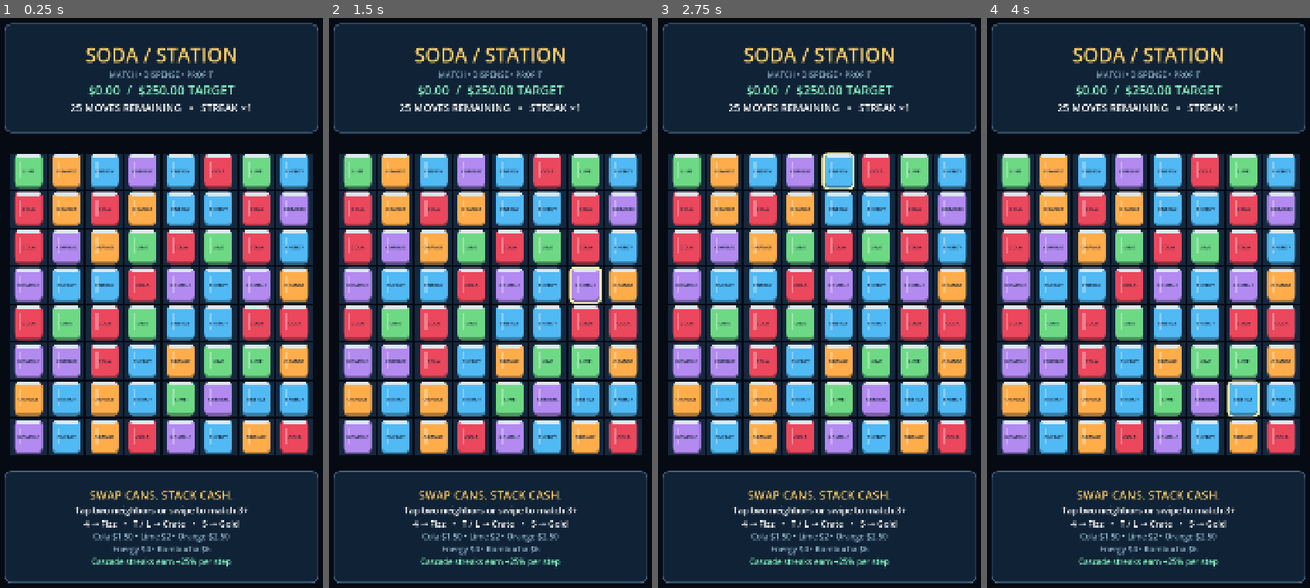
Above: before the commit, frames 1-4 (left to right).
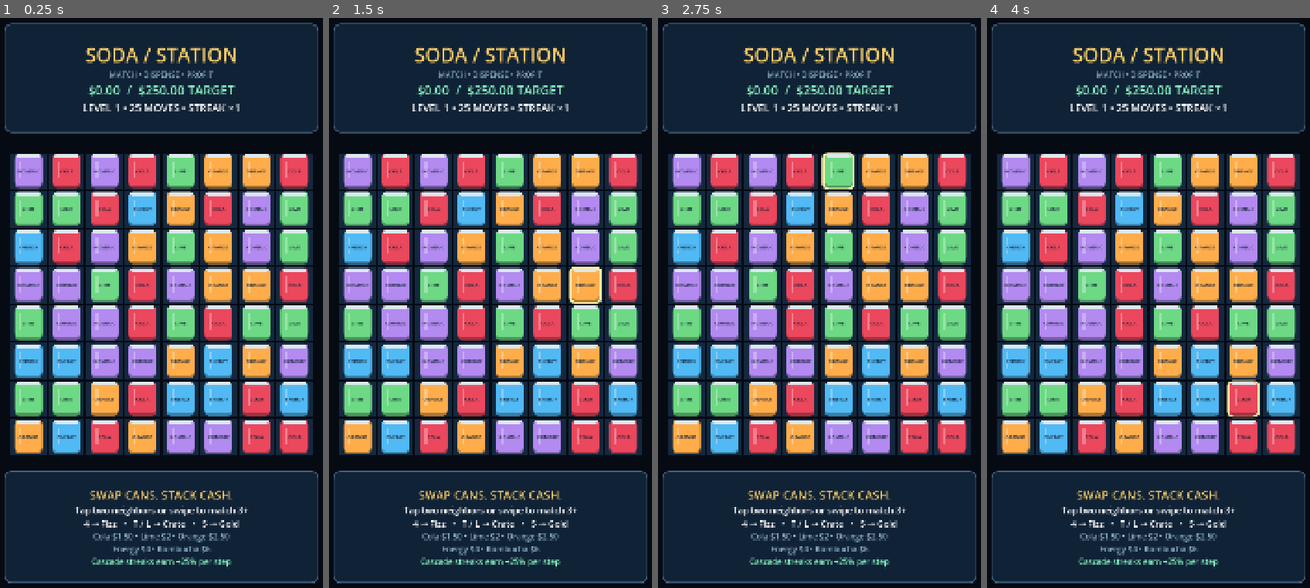
Above: after the commit, the same moments.

Repository: supermegapixel/soda-machine-match3
Game: Godot game, scene res://scenes/Main.tscn
Two runs of this game, one before a commit and one after it. Both use one fixed random seed, a clock stepped at 60 frames per second and the inputs below.
Inputs (mouse positions are in pixels of both pictures, inside the frame that each line leads up to):
- Up to frame 1 (0.25 s): no input
- Up to frame 2 (1.5 s): tap Enter at 0.5 s; move the mouse to (568, 280) at 0.52 s; click (568, 280) at 0.67 s; tap Space at 1.25 s; move the mouse to (419, 342) at 1.27 s; click (419, 342) at 1.42 s
- Up to frame 3 (2.75 s): tap Enter at 2 s; move the mouse to (855, 177) at 2.02 s; click (855, 177) at 2.17 s
- Up to frame 4 (4 s): tap Space at 2.75 s; move the mouse to (1132, 434) at 2.77 s; click (1132, 434) at 2.92 s; tap Enter at 3.5 s; move the mouse to (1251, 405) at 3.52 s; click (1251, 405) at 3.67 s

The runs differ from the first frame. In frame 1, 26% of the frame differs, in the area x 4-96%, y 15-77%; in frame 2, 26%; in frame 3, 26%; in frame 4, 26%.

Commit message:
feat: add 15% revenue scaling, level difficulty progression, and procedural SFX

Diff:
--- a/project.godot
+++ b/project.godot
@@ -1,13 +1,26 @@
+; Engine configuration file.
+; It's best edited using the editor UI and not directly,
+; since the parameters that go here are not all obvious.
+;
+; Format:
+;   [section] ; section goes between []
+;   param=value ; assign values to parameters
+
 config_version=5
 
 [application]
+
 config/name="Soda Machine Match-3"
 run/main_scene="res://scenes/Main.tscn"
+config/features=PackedStringArray("4.7")
 
 [autoload]
+
+SoundManager="*res://scripts/SoundManager.gd"
 GameManager="*res://scripts/GameManager.gd"
 
 [display]
+
 window/size/viewport_width=1080
 window/size/viewport_height=1920
 window/size/window_width_override=540
@@ -15,8 +28,10 @@
 window/stretch/mode="canvas_items"
 
 [input_devices]
+
 pointing/emulate_touch_from_mouse=true
 
 [rendering]
+
 renderer/rendering_method="gl_compatibility"
 environment/defaults/default_clear_color=Color(0.025, 0.04, 0.075, 1)
--- a/scripts/GameManager.gd
+++ b/scripts/GameManager.gd
@@ -5,6 +5,8 @@
 signal out_of_stock
 
 const PROFITS := [150, 200, 250, 400, 600]
+var level: int = 1
+var starting_moves: int = 25
 var max_moves: int = 25
 var current_moves: int = 25
 var target_cents: int = 25000
@@ -17,6 +19,8 @@
 	get: return target_cents / 100.0
 
 func reset(moves: int = 25, target: int = 25000) -> void:
+	level = 1
+	starting_moves = moves
 	max_moves = moves
 	current_moves = moves
 	target_cents = target
@@ -24,6 +28,27 @@
 	streak = 0
 	state = "playing"
 	changed.emit()
+
+func next_level() -> bool:
+	if state != "won":
+		return false
+	level += 1
+	target_cents = roundi(target_cents * 1.15)
+	max_moves = maxi(15, starting_moves - (level - 1))
+	current_moves = max_moves
+	revenue_cents = 0
+	streak = 0
+	state = "playing"
+	changed.emit()
+	return true
+
+# Level one is uniform; each level increasingly favors cheaper brands.
+func brand_weights() -> Array[float]:
+	var weights: Array[float] = []
+	var difficulty := float(level - 1) / float(level + 3)
+	for brand in PROFITS.size():
+		weights.append(1.0 + difficulty * (4 - brand))
+	return weights
 
 func begin_move() -> bool:
 	if state != "playing" or current_moves <= 0:
@@ -45,11 +70,15 @@
 	return earned
 
 func finish_move() -> void:
+	if state != "playing":
+		return
 	if revenue_cents >= target_cents:
 		state = "won"
+		get_node("/root/SoundManager").play_win()
 		level_complete.emit()
 	elif current_moves <= 0:
 		state = "lost"
+		get_node("/root/SoundManager").play_loss()
 		out_of_stock.emit()
 	changed.emit()
 
--- /dev/null
+++ b/scripts/SoundManager.gd
@@ -0,0 +1,79 @@
+extends Node
+
+const SAMPLE_RATE := 22050
+const MAX_VOICES := 12
+var sounds: Dictionary = {}
+var voices: Array[AudioStreamPlayer] = []
+
+func _ready() -> void:
+	sounds["swap"] = synthesize([420.0, 620.0], 0.045)
+	sounds["match"] = synthesize([1046.5, 1318.5, 1568.0, 2093.0], 0.065)
+	sounds["explosion"] = synthesize([160.0, 90.0, 45.0], 0.09, true)
+	sounds["win"] = synthesize([523.25, 659.25, 783.99, 1046.5], 0.14)
+	sounds["loss"] = synthesize([392.0, 329.63, 261.63, 196.0], 0.16)
+
+func synthesize(notes: Array, note_seconds: float, noisy: bool = false) -> AudioStreamWAV:
+	var frames := int(SAMPLE_RATE * note_seconds)
+	var data := PackedByteArray()
+	data.resize(frames * notes.size() * 2)
+	var noise := RandomNumberGenerator.new()
+	noise.seed = 42
+	for note in notes.size():
+		for frame in frames:
+			var t := float(frame) / SAMPLE_RATE
+			var envelope := minf(t / 0.005, 1.0) * pow(1.0 - float(frame) / frames, 2.0)
+			var wave := sin(TAU * notes[note] * t)
+			if noisy:
+				wave = wave * 0.4 + noise.randf_range(-1.0, 1.0) * 0.6
+			data.encode_s16((note * frames + frame) * 2, int(wave * envelope * 16000.0))
+	var stream := AudioStreamWAV.new()
+	stream.format = AudioStreamWAV.FORMAT_16_BITS
+	stream.mix_rate = SAMPLE_RATE
+	stream.stereo = false
+	stream.data = data
+	return stream
+
+func play_sound(kind: String, pitch: float = 1.0) -> void:
+	var voice: AudioStreamPlayer
+	for candidate in voices:
+		if not candidate.playing:
+			voice = candidate
+			break
+	if voice == null:
+		if voices.size() >= MAX_VOICES:
+			voice = voices.pop_front()
+			voice.stop()
+		else:
+			voice = AudioStreamPlayer.new()
+			add_child(voice)
+		voices.append(voice)
+	voice.stream = sounds[kind]
+	voice.pitch_scale = pitch
+	voice.volume_db = -10.0
+	voice.play()
+
+func stop_all() -> void:
+	for voice in voices:
+		voice.stop()
+		voice.stream = null
+
+func _exit_tree() -> void:
+	stop_all()
+
+func match_pitch(cascade: int) -> float:
+	return pow(2.0, mini(maxi(cascade - 1, 0), 12) / 12.0)
+
+func play_swap() -> void:
+	play_sound("swap")
+
+func play_match(cascade: int) -> void:
+	play_sound("match", match_pitch(cascade))
+
+func play_explosion() -> void:
+	play_sound("explosion")
+
+func play_win() -> void:
+	play_sound("win")
+
+func play_loss() -> void:
+	play_sound("loss")
--- a/scripts/VendingGrid.gd
+++ b/scripts/VendingGrid.gd
@@ -35,14 +35,28 @@
 func put(p: Vector2i, value) -> void:
 	board[p.y][p.x] = value
 
+func random_brand() -> int:
+	var weights: Array = manager().brand_weights()
+	var total := 0.0
+	for weight in weights:
+		total += weight
+	var roll := rng.randf() * total
+	for brand in weights.size():
+		roll -= weights[brand]
+		if roll < 0.0:
+			return brand
+	return weights.size() - 1
+
 func new_board() -> void:
+	select_cell(Vector2i(-1, -1))
+	press_cell = Vector2i(-1, -1)
 	board.clear()
 	for y in SIZE:
 		var row: Array = []
 		for x in SIZE:
-			var brand := rng.randi_range(0, 4)
+			var brand := random_brand()
 			while (x >= 2 and row[x-1].brand == brand and row[x-2].brand == brand) or (y >= 2 and board[y-1][x].brand == brand and board[y-2][x].brand == brand):
-				brand = rng.randi_range(0, 4)
+				brand = random_brand()
 			row.append(cell(brand))
 		board.append(row)
 	if not has_valid_move():
@@ -179,6 +193,7 @@
 func attempt_swap(a: Vector2i, b: Vector2i) -> bool:
 	if busy or not inside(a) or not inside(b) or not adjacent(a,b) or manager().state != "playing": return false
 	busy = true
+	get_node("/root/SoundManager").play_swap()
 	exchange(a,b)
 	animate_exchange(a,b)
 	await pause_animation()
@@ -241,6 +256,8 @@
 				var anchor: Vector2i = preferred if preferred in group else group[group.size()/2]
 				creations[anchor] = cell(at(anchor).brand, kind, "row" if group[0].y == group[1].y else "column")
 		clear = expanded_clear(clear)
+		if clear.any(func(p): return at(p) != null and at(p).special != 0):
+			get_node("/root/SoundManager").play_explosion()
 		var brands: Array = []
 		for p in clear:
 			if at(p) == null: continue
@@ -248,6 +265,7 @@
 			put(p, null)
 			views[p].dispense(animation_time)
 		var earned: int = manager().award(brands, cascade)
+		get_node("/root/SoundManager").play_match(cascade)
 		cash_dispensed.emit(earned, center(clear[0]))
 		await pause_animation()
 		for p in clear:
@@ -283,7 +301,7 @@
 			write -= 1
 		for y in range(write, -1, -1):
 			var p := Vector2i(x,y)
-			put(p,cell(rng.randi_range(0,4)))
+			put(p,cell(random_brand()))
 			var view = CanScene.instantiate()
 			add_child(view)
 			view.setup(at(p))
--- a/scripts/VendingHUD.gd
+++ b/scripts/VendingHUD.gd
@@ -4,6 +4,7 @@
 var moves_label: Label
 var modal: PanelContainer
 var title: Label
+var next_level_button: Button
 var restock_button: Button
 var manager: Node
 
@@ -63,6 +64,13 @@
 	restock_button.add_theme_font_size_override("font_size", 36)
 	restock_button.pressed.connect(func(): manager.restock())
 	content.add_child(restock_button)
+	next_level_button = Button.new()
+	next_level_button.text = "Next Level"
+	next_level_button.add_theme_font_size_override("font_size", 36)
+	next_level_button.pressed.connect(func():
+		if manager.next_level():
+			get_parent().get_node("VendingGrid").new_board())
+	content.add_child(next_level_button)
 	var restart := Button.new()
 	restart.text = "New Machine"
 	restart.add_theme_font_size_override("font_size", 32)
@@ -76,9 +84,10 @@
 
 func refresh() -> void:
 	revenue_label.text = "$%.2f  /  $%.2f TARGET" % [manager.revenue, manager.target_revenue]
-	moves_label.text = "%d MOVES REMAINING   •   STREAK ×%d" % [manager.current_moves, maxi(1,manager.streak)]
+	moves_label.text = "LEVEL %d • %d MOVES • STREAK ×%d" % [manager.level, manager.current_moves, maxi(1,manager.streak)]
 	modal.visible = manager.state != "playing"
 	title.text = "LEVEL COMPLETE!" if manager.state == "won" else "OUT OF STOCK"
+	next_level_button.visible = manager.state == "won"
 	restock_button.visible = manager.state == "lost"
 
 func cash_effect(cents: int, at: Vector2) -> void:
--- a/tests/test_soda_match3.gd
+++ b/tests/test_soda_match3.gd
@@ -18,6 +18,7 @@
 		print("PASS: " + message)
 
 func fixture() -> void:
+	grid.rng.seed = 12345
 	grid.board = []
 	for y in 8:
 		var row: Array = []
@@ -135,10 +136,51 @@
 	for y in 5: set_brand(0,y,3)
 	check(grid.special_for(grid.find_matches()[0]) == 7, "vertical five creates gold")
 	manager.reset()
+	check(not manager.next_level() and manager.level == 1, "cannot advance unfinished level")
+	manager.state = "won"
+	check(manager.next_level(), "completed level advances")
+	check(manager.level == 2 and manager.target_cents == 28750, "next target increases by 15 percent")
+	check(manager.current_moves == 24 and manager.max_moves == 24 and manager.revenue_cents == 0 and manager.streak == 0 and manager.state == "playing", "next level resets round and reduces moves")
+	manager.state = "won"
+	manager.next_level()
+	check(manager.target_cents == 33063, "target growth compounds with cent rounding")
+	for n in 30:
+		manager.state = "won"
+		manager.next_level()
+	check(manager.max_moves == 15 and manager.current_moves == 15, "move allowance stops at fifteen")
+	var weights: Array = manager.brand_weights()
+	check(weights[0] > weights[1] and weights[1] > weights[2] and weights[2] > weights[3] and weights[3] > weights[4] and weights[4] > 0, "higher levels favor lower profit brands with all brands available")
+	grid.rng.seed = 789
+	var counts := [0, 0, 0, 0, 0]
+	for n in 20000:
+		counts[grid.random_brand()] += 1
+	check(counts[0] > counts[1] and counts[1] > counts[2] and counts[2] > counts[3] and counts[3] > counts[4], "weighted sampler favors cheap sodas")
+	grid.new_board()
+	check(grid.find_matches().is_empty() and grid.has_valid_move(), "weighted level board starts settled and playable")
+	manager.reset()
+	check(manager.level == 1 and manager.brand_weights() == [1.0, 1.0, 1.0, 1.0, 1.0], "new machine resets progression and spawn weights")
+	var sound = root.get_node("SoundManager")
+	for kind in ["swap", "match", "explosion", "win", "loss"]:
+		var stream = sound.sounds[kind]
+		check(stream is AudioStreamWAV and stream.format == AudioStreamWAV.FORMAT_16_BITS and stream.mix_rate == 22050 and not stream.data.is_empty(), "procedural WAV for " + kind)
+	check(sound.match_pitch(1) == 1.0 and sound.match_pitch(2) > sound.match_pitch(1) and sound.match_pitch(3) > sound.match_pitch(2), "cascade cash register pitch escalates")
+	for n in 30:
+		sound.play_match(n + 1)
+	check(sound.voices.size() <= sound.MAX_VOICES, "audio voices stay bounded during cascades")
 	# Instantiate the full scene as a smoke test of HUD wiring and resources.
 	var main = load("res://scenes/Main.tscn").instantiate()
 	root.add_child(main)
 	check(main.get_node("VendingHUD").revenue_label.text.contains("250.00"), "main scene HUD shows target")
+	var hud = main.get_node("VendingHUD")
+	check(not hud.next_level_button.visible, "next level hidden during play")
+	manager.revenue_cents = manager.target_cents
+	manager.finish_move()
+	check(hud.next_level_button.visible and not hud.restock_button.visible, "win displays Next Level button")
+	hud.next_level_button.pressed.emit()
+	check(manager.level == 2 and not hud.modal.visible and hud.moves_label.text.contains("LEVEL 2"), "Next Level button advances and refreshes HUD")
+	check(main.get_node("VendingGrid").views.size() == 64 and main.get_node("VendingGrid").find_matches().is_empty(), "Next Level button builds fresh settled board")
+	sound.stop_all()
+	await create_timer(0.1).timeout
 	main.queue_free()
 	grid.queue_free()
 	await process_frame
Not shown, added: scripts/GameManager.gd.uid
Not shown, added: scripts/SodaCan.gd.uid
Not shown, added: scripts/VendingGrid.gd.uid
Not shown, added: scripts/VendingHUD.gd.uid
Not shown, added: tests/test_soda_match3.gd.uid
Not shown, changed: README.md
